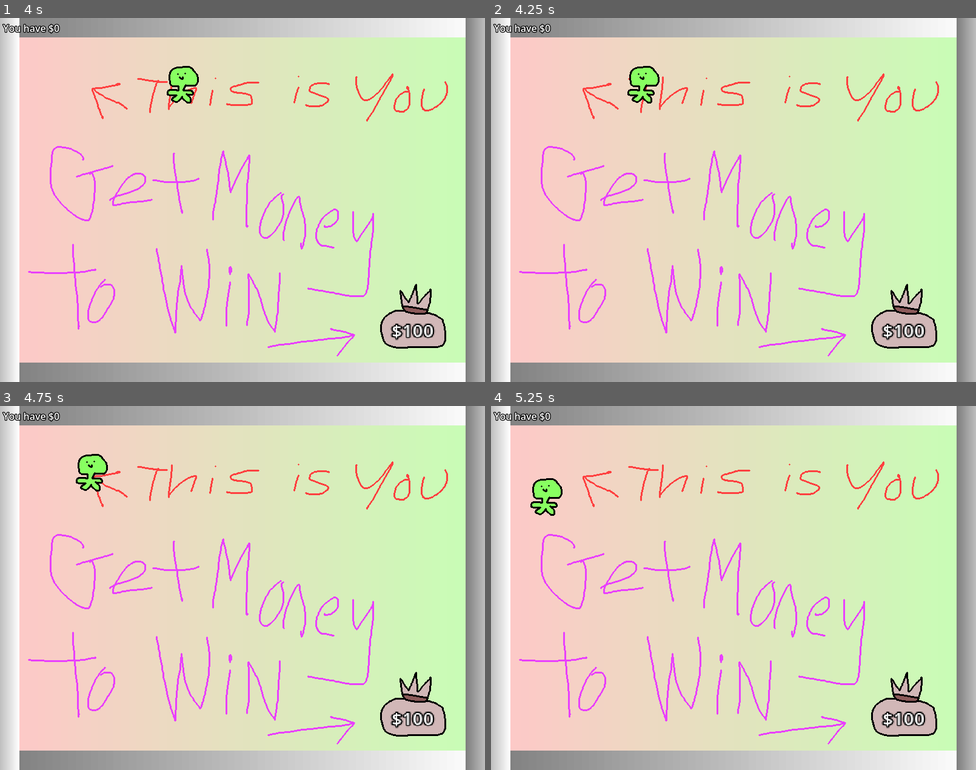
Above: before the commit, frames 1-4 (two rows, left to right).
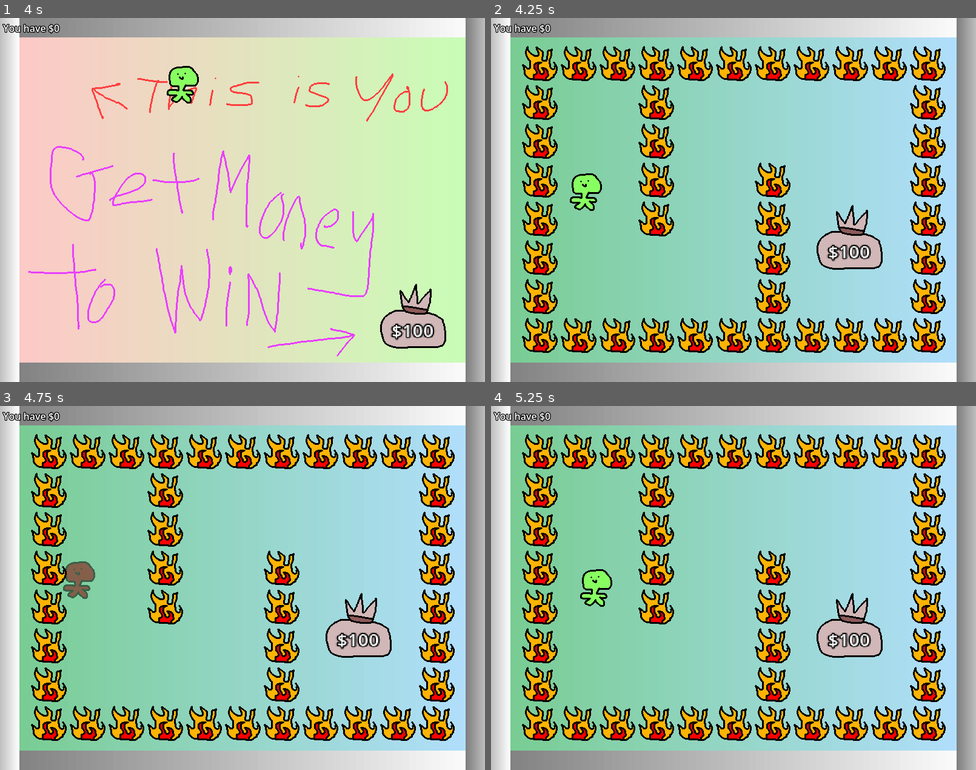
Above: after the commit, the same moments.

Repository: denniscarr/mask
Game: Godot game, scene res://global/main.tscn
The game is run twice, just before and just after one commit, with the same random seed, the same clock (stepped at 60 frames per second) and the same inputs.
Inputs:
- Up to frame 1 (4 s): tap Enter at 0.5 s; hold Right (right) 0.53-1.28 s; hold Down (down) 1.28-2.03 s; hold Right (right) 2.03-2.78 s; hold Up (up) 2.78-3.53 s; hold Left (left) from 3.53 s (still down)
- Up to frame 2 (4.25 s): keep holding Left (left); tap Escape (escape) at 4.15 s
- Up to frame 3 (4.75 s): keep holding Left (left)
- Up to frame 4 (5.25 s): release Left (left) at 5.03 s; hold Down (down) from 5.03 s (still down)

Frame 1 is identical in both runs. In frame 2, 82% of the frame differs, in the area x 4-96%, y 5-95%; in frame 3, 82%; in frame 4, 82%.

Commit message:
Fix game end logic

Diff:
--- a/global/game_manager.gd
+++ b/global/game_manager.gd
@@ -20,14 +20,12 @@
 	if event.is_action_pressed("escape"):
 		if _game_finished:
 			get_tree().reload_current_scene()
-		# else:
-		# 	_current_level_index += 1
-		# 	_current_level_index = mini(_current_level_index, _levels.size() - 1)
-
-		# 	if _current_level_index > _levels.size() - 1:
-		# 		_do_game_finish()
-		# 	else:
-		# 		_load_level(_current_level_index)
+		else:
+			_current_level_index += 1
+			if _current_level_index > _levels.size() - 1:
+				_do_game_finish()
+			else:
+				_load_level(_current_level_index)
 
 
 func _restart_level():
@@ -62,8 +60,6 @@
 	_money_label.text = "You have $%s" % _player_money
 
 	_current_level_index += 1
-	_current_level_index = mini(_current_level_index, _levels.size() - 1)
-
 	if _current_level_index > _levels.size() - 1:
 		_do_game_finish()
 	else:
